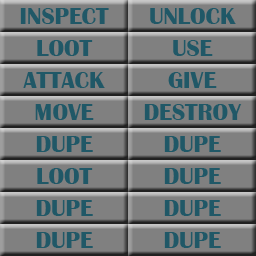
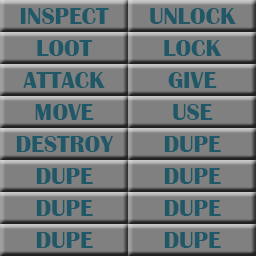
Layer changes from the first (256, 256) image to the second:
renamed "DUPE" to "DESTROY", painted on it over (16, 136, 114, 152)
renamed "LOOT copy" to "DUPE", painted on it over (36, 168, 93, 184)
renamed "USE" to "LOCK", painted on it over (164, 40, 222, 56)
renamed "DESTROY" to "USE", painted on it over (144, 104, 242, 120)
